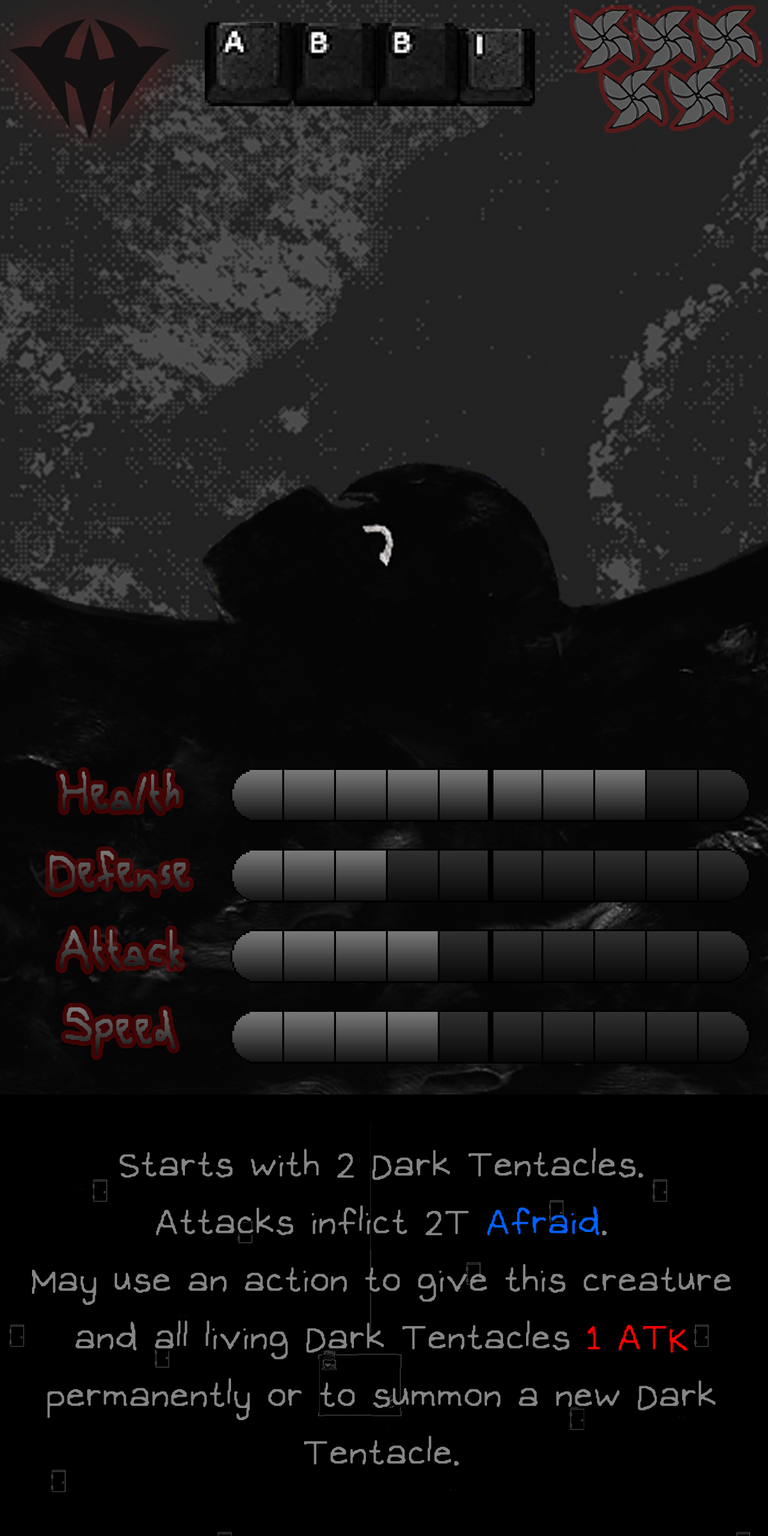
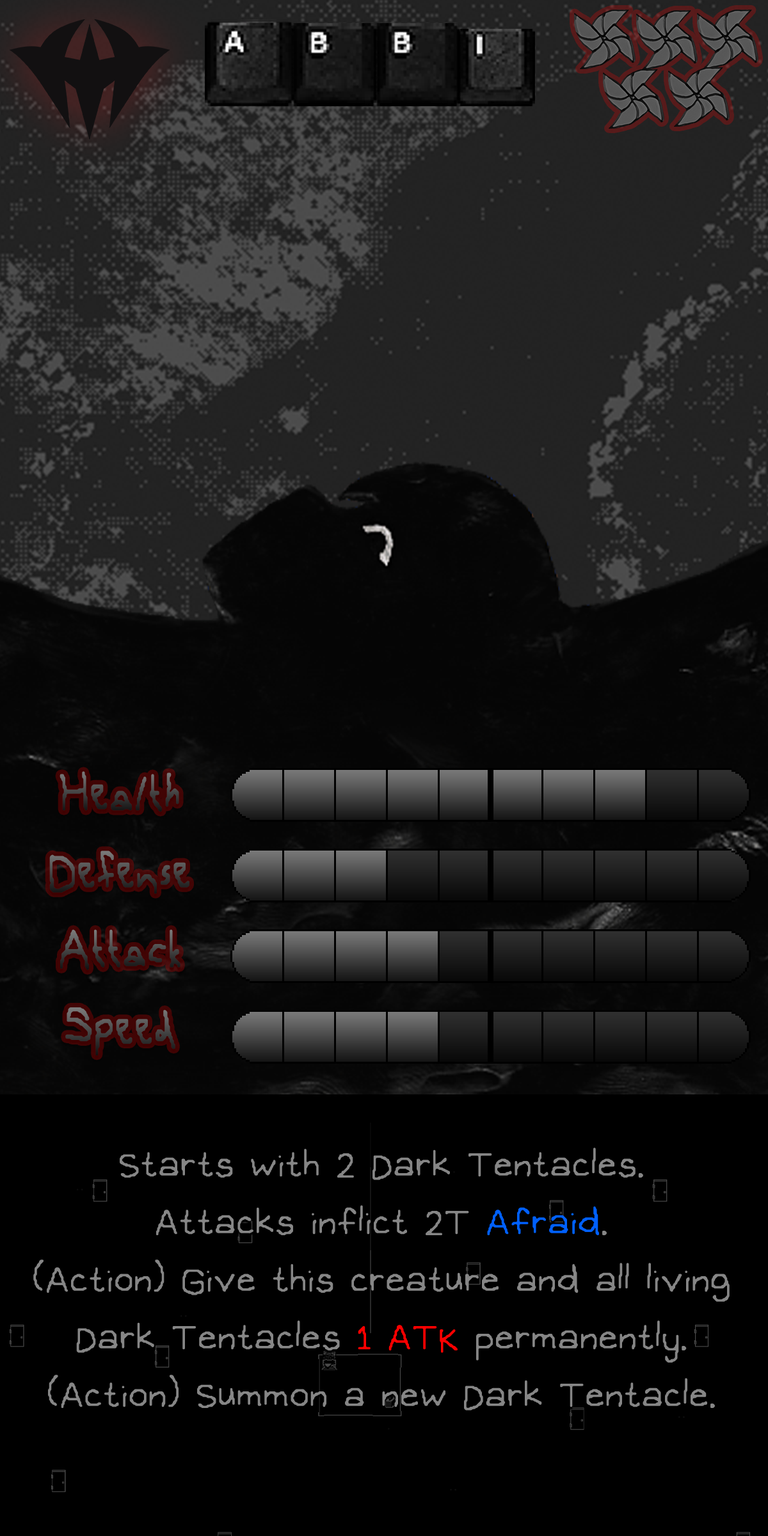
Before/after of a 768 × 1536 layered artwork. What changed in the layer stack:
painted on "Ability" over [left=31, top=1259, right=731, bottom=1466]
